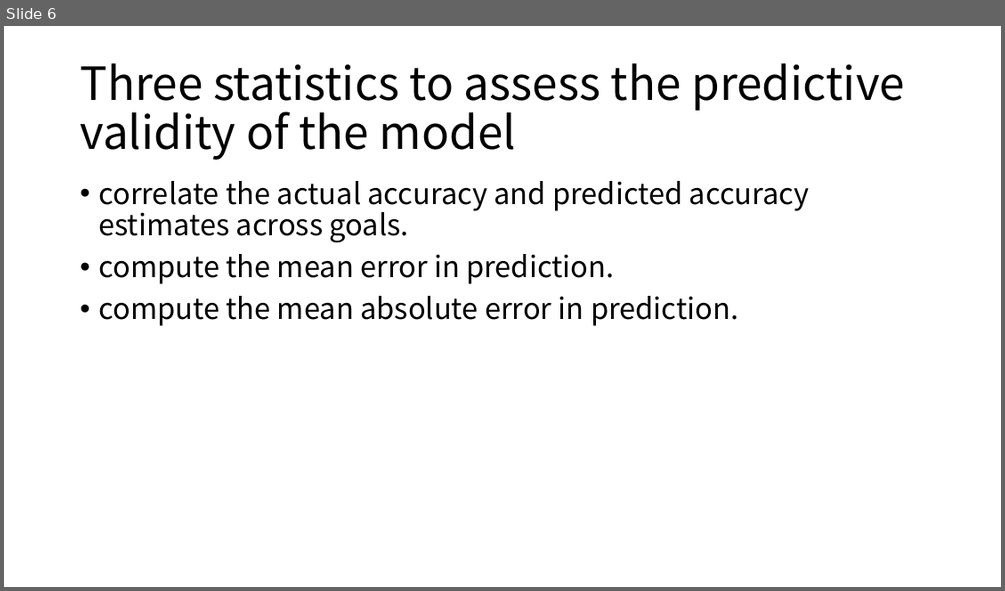
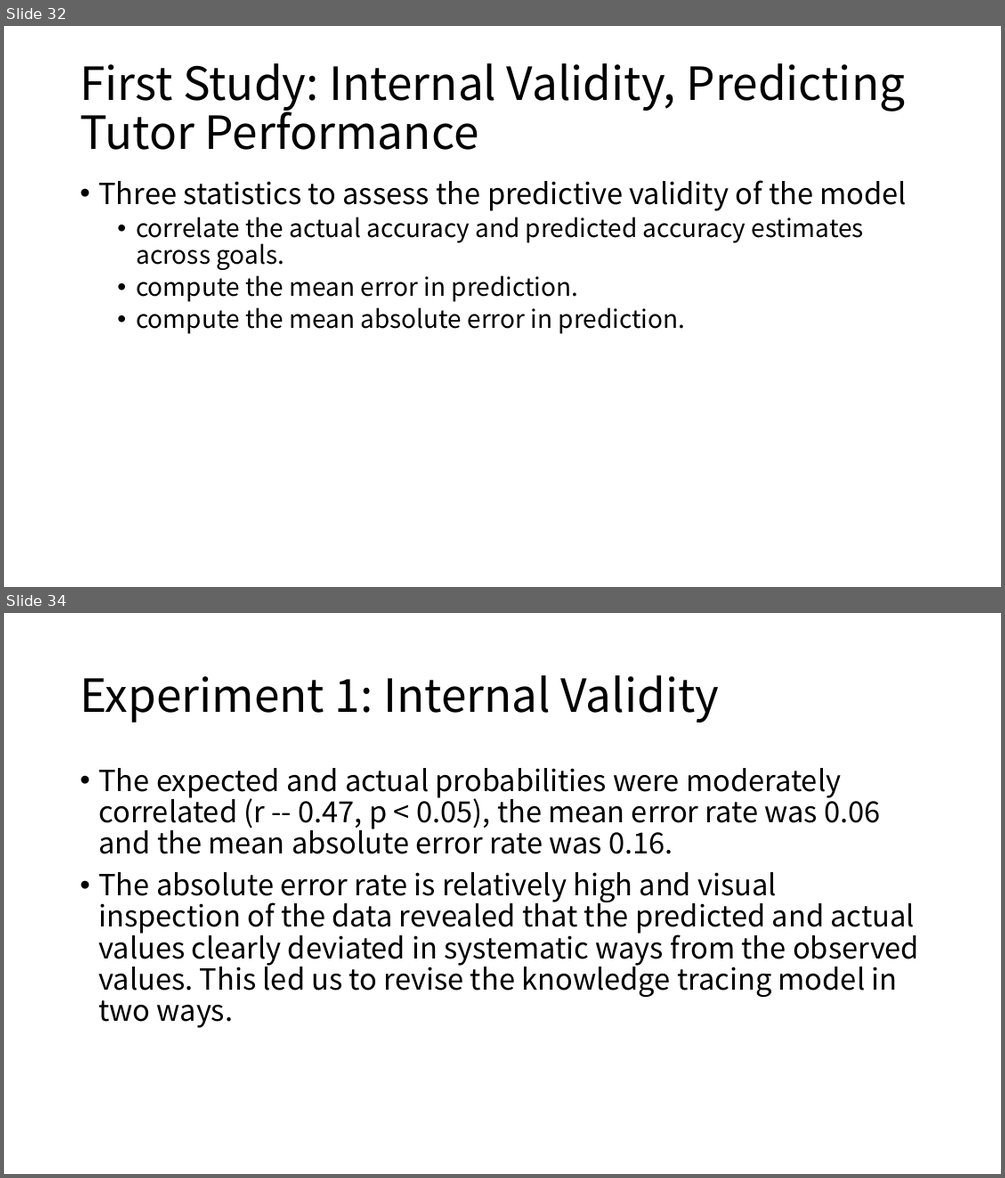
Before and after one commit to cloudspurs/klz, a slide deck: computer_science/statistics/model/hmm/bkt/papers/knowledge_tracing_modeling_the_acquisition_of_procedural_knowledge.pptx. Shown one above the other, each under a label of ours: slide 6 before the commit, slides 32 and 34 after it; the slides between them are not shown. The pictures are 1005x591 and 1005x1178 pixels, drawn with LibreOffice and Linux fonts; fonts in the diff are those of the drawing. Boxes give left, top, right and bottom in pixels: in the first picture for what was removed or moved away, otherwise in the second. Text is boxed around its words. In the diff, an @@ line names an element or a change of style, - is before the commit and + after.

```diff
--- a/computer_science/statistics/model/hmm/bkt/papers/knowledge_tracing_modeling_the_acquisition_of_procedural_knowledge.pptx
+++ b/computer_science/statistics/model/hmm/bkt/papers/knowledge_tracing_modeling_the_acquisition_of_procedural_knowledge.pptx
@@ slide 34 added at <box>4,613,1001,1174</box>, background #FFFFFF @@
@@ title added at <box>80,675,720,722</box>, 44 pt, text #000000 @@
+Experiment 1: Internal Validity
@@ text added at <box>98,768,919,1028</box>, 28 pt, text #000000 @@
+• The expected and actual probabilities were moderately correlated (r -- 0.47, p < 0.05), the mean error rate was 0.06 and the mean absolute error rate was 0.16.
+• The absolute error rate is relatively high and visual inspection of the data revealed that the predicted and actual values clearly deviated in systematic ways from the observed values. This led us to revise the knowledge tracing model in two ways.
@@ what was slide 6 is now slide 32 @@
@@ slide 32 changed as well @@
@@ title at <box>80,63,906,150</box>: text changed @@
-Three statistics to assess the predictive validity of the model
+First Study: Internal Validity, Predicting Tutor Performance
@@ text at <box>98,180,907,211</box>: paragraph added @@
+• Three statistics to assess the predictive validity of the model
@@ text at <box>136,216,864,334</box>: size 28 to 24 pt in "correlate the actual accuracy and predicted accuracy ...", "compute the mean error in prediction.", "compute the mean absolute error in prediction."; list level 1 to 2 in "correlate the actual accuracy and ..."; list level 1 to 2 in "compute the mean error in ..."; list level 1 to 2 in "compute the mean absolute error ..." @@
```
Also in this commit, not shown: 5 other slides changed, 34 other slides added, 4 other files.
